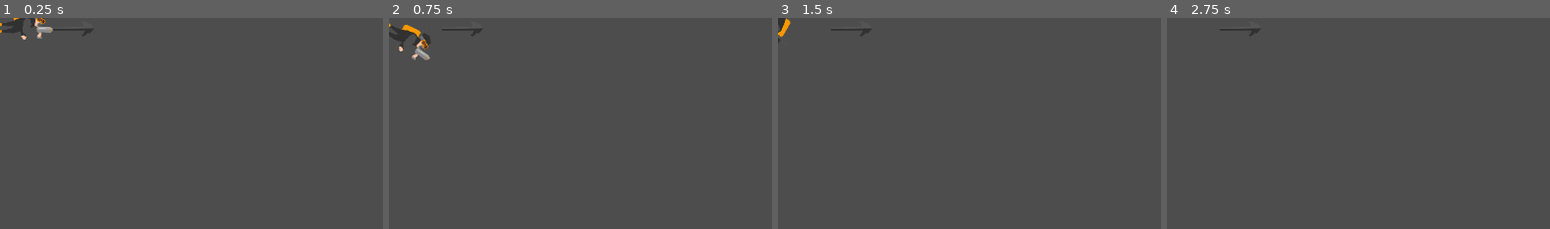
Above: before the commit, frames 1-4 (left to right).
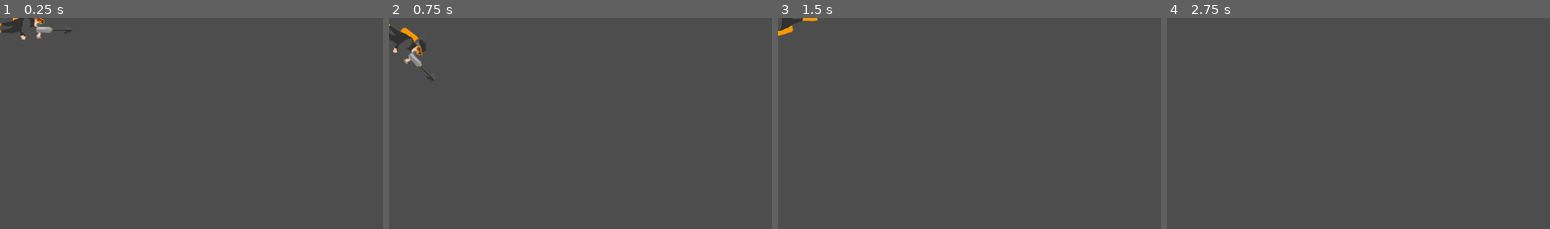
Above: after the commit, the same moments.

Repository: c1ayer/Game-Jam-Jan-2025
Game: Godot game, scene res://scenes/Game.tscn
Same seed, same stepped clock (60 frames per second), same inputs: the game is played once before the commit and once after it.
Inputs:
- Up to frame 1 (0.25 s): no input
- Up to frame 2 (0.75 s): tap Enter at 0.5 s; hold D (move_right) from 0.53 s (still down)
- Up to frame 3 (1.5 s): release D (move_right) at 1.28 s; hold S (move_down) from 1.28 s (still down)
- Up to frame 4 (2.75 s): release S (move_down) at 2.03 s; hold D (move_right) from 2.03 s (still down)
The pictures show only the part of the screen within x 0-50%, y 0-50%; the shares and areas given below are measured in that part.

The runs differ from the first frame. In frame 1, 0.2% of the frame differs, in the area x 0-25%, y 0-11%; in frame 2, 1.0%, in the area x 0-25%, y 2-30%; in frame 3, 0.4%; in frame 4, less than 0.1%.

Commit message:
harpoon
harpoon stuff

Diff:
--- a/michael-bubble/scenes/harpoon.tscn
+++ b/michael-bubble/scenes/harpoon.tscn
@@ -3,21 +3,19 @@
 [ext_resource type="Texture2D" uid="uid://ctmgm74478k4p" path="res://assets/harpoon.png" id="1_r44ug"]
 
 [sub_resource type="RectangleShape2D" id="RectangleShape2D_vkbb1"]
-size = Vector2(70, 21)
+size = Vector2(46.5, 13.75)
 
-[node name="Harpoon" type="Node2D"]
+[node name="Harpoon" type="Area2D"]
 position = Vector2(9, 13)
 
-[node name="CharacterBody2D" type="CharacterBody2D" parent="."]
-
-[node name="Sprite2D" type="Sprite2D" parent="CharacterBody2D"]
-position = Vector2(63.5, 43.25)
-scale = Vector2(0.225926, 0.361538)
+[node name="Sprite2D" type="Sprite2D" parent="."]
+position = Vector2(55.5, 37.75)
+scale = Vector2(0.166667, 0.192308)
 texture = ExtResource("1_r44ug")
 
-[node name="CollisionShape2D" type="CollisionShape2D" parent="CharacterBody2D"]
-position = Vector2(64, 44)
-scale = Vector2(1, 1)
+[node name="CollisionShape2D" type="CollisionShape2D" parent="."]
+position = Vector2(54.75, 37.125)
+scale = Vector2(1, 1.04089)
 shape = SubResource("RectangleShape2D_vkbb1")
 
 [node name="Timer" type="Timer" parent="."]
--- a/michael-bubble/scenes/player.tscn
+++ b/michael-bubble/scenes/player.tscn
@@ -15,15 +15,15 @@
 collision_layer = 2
 script = ExtResource("1_4o0gx")
 
+[node name="Harpoon" parent="CharacterBody2D" instance=ExtResource("3_8hnll")]
+position = Vector2(31, -29)
+
 [node name="CollisionShape2D" type="CollisionShape2D" parent="CharacterBody2D"]
 position = Vector2(27, 2)
 rotation = 1.5708
 shape = SubResource("CapsuleShape2D_qg0bh")
 
 [node name="Sprite2D" type="Sprite2D" parent="CharacterBody2D"]
-position = Vector2(31, -1)
+position = Vector2(30, -1)
 scale = Vector2(0.153922, 0.17284)
 texture = ExtResource("2_ebe4k")
-
-[node name="Harpoon" parent="." instance=ExtResource("3_8hnll")]
-position = Vector2(46, -36)
--- a/michael-bubble/scripts/character_body_2d.gd
+++ b/michael-bubble/scripts/character_body_2d.gd
@@ -1,7 +1,7 @@
 extends CharacterBody2D
 
-@export var speed = 300  #play around with speed for balance
-@export var rotation_speed = 3  #play around with rotation speed for balance
+@export var speed = 350  #play around with speed for balance
+@export var rotation_speed = 4  #play around with rotation speed for balance
 @export var deceleration = 200  # Rate at which the velocity decreases
 @export var forward_multiplier = 1.2  # Speed multiplier for moving forward
 @export var backward_multiplier = 0.6  # Speed multiplier for moving backward
